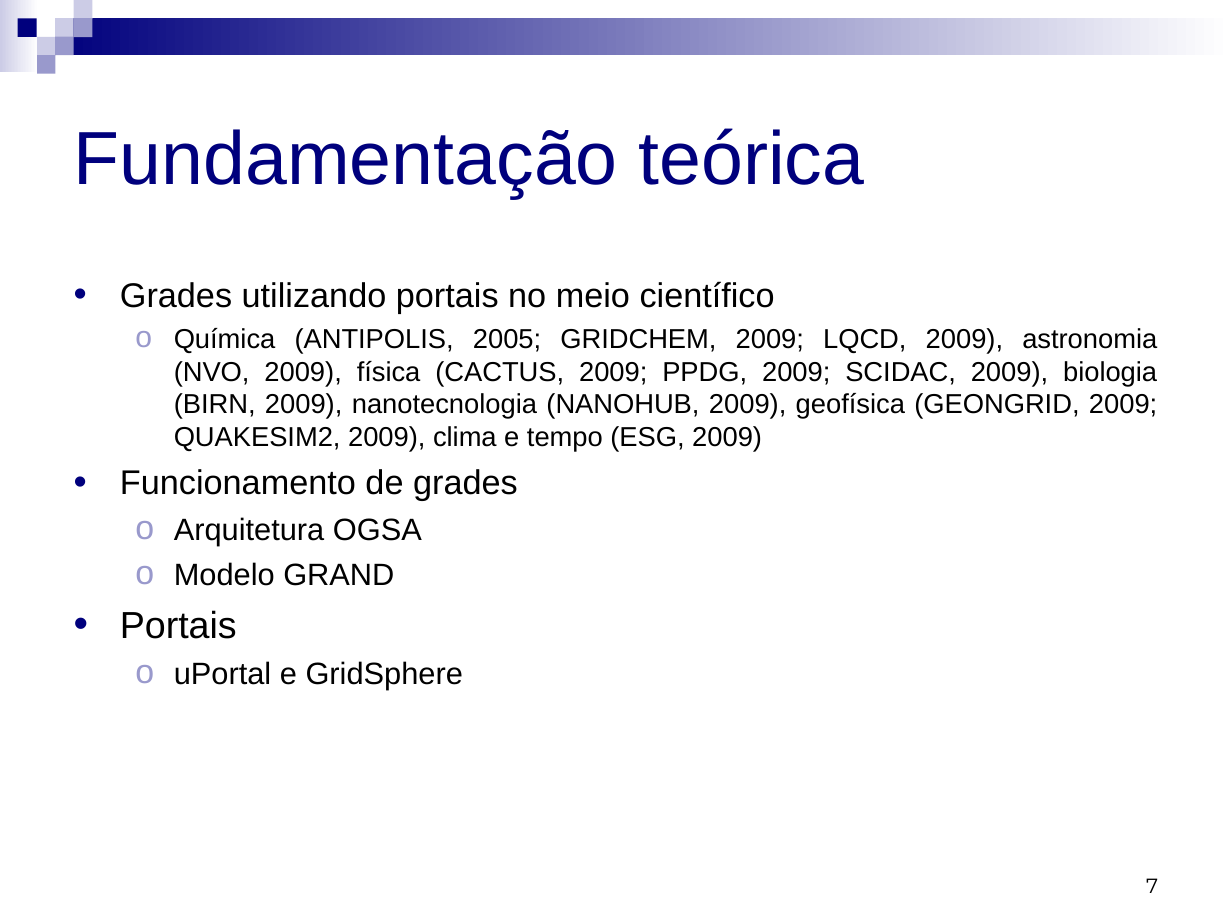
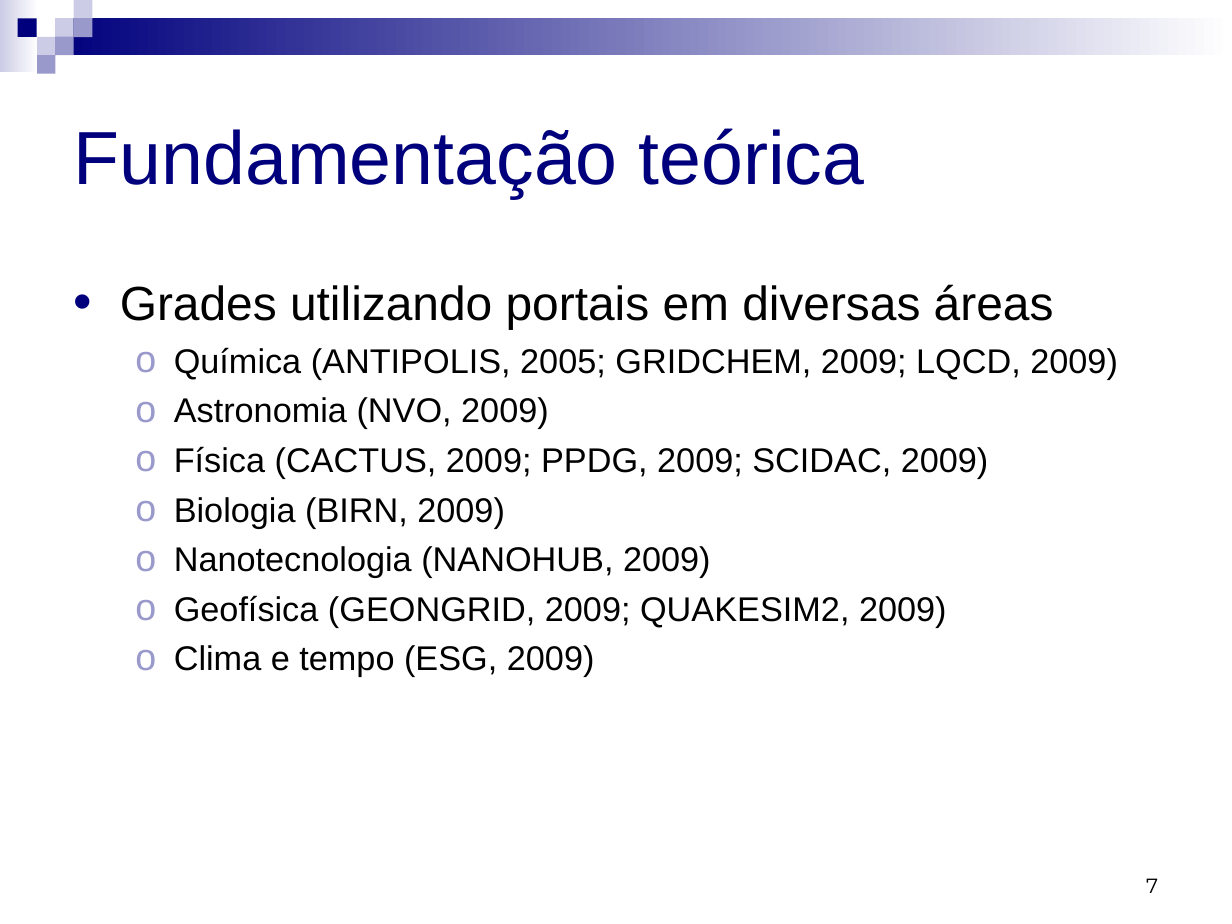
Before and after one commit to micheldavid/tcc-michel, a slide deck: slide 7 of Apresentação/Michel David da Costa - Apresentação.ppt. Drawn at 1232x924 pixels with LibreOffice and Linux fonts; fonts in the diff are those of the drawing. Boxes give left, top, right and bottom in pixels: in the first picture for what was removed or moved away, otherwise in the second. Text is boxed around its words. In the diff, an @@ line names an element or a change of style, - is before the commit and + after.

Commit message:
apresentação

```diff
--- a/Apresentação/Michel David da Costa - Apresentação.ppt
+++ b/Apresentação/Michel David da Costa - Apresentação.ppt
@@ text at (120, 284, 1118, 677): text changed; size 16 to 20 pt @@
-• Grades utilizando portais no meio científico
-  ο Química (ANTIPOLIS, 2005; GRIDCHEM, 2009; LQCD, 2009), astronomia (NVO, 2009), física (CACTUS, 2009; PPDG, 2009; SCIDAC, 2009), biologia (BIRN, 2009), nanotecnologia (NANOHUB, 2009), geofísica (GEONGRID, 2009; QUAKESIM2, 2009), clima e tempo (ESG, 2009)
-• Funcionamento de grades
-  ο Arquitetura OGSA
-  ο Modelo GRAND
-• Portais
-  ο uPortal e GridSphere
+• Grades utilizando portais em diversas áreas
+  ο Química (ANTIPOLIS, 2005; GRIDCHEM, 2009; LQCD, 2009)
+  ο Astronomia (NVO, 2009)
+  ο Física (CACTUS, 2009; PPDG, 2009; SCIDAC, 2009)
+  ο Biologia (BIRN, 2009)
+  ο Nanotecnologia (NANOHUB, 2009)
+  ο Geofísica (GEONGRID, 2009; QUAKESIM2, 2009)
+  ο Clima e tempo (ESG, 2009)
```
Also in this commit, not shown: 11 other slides changed, 5 slides added, 1 slide removed.
